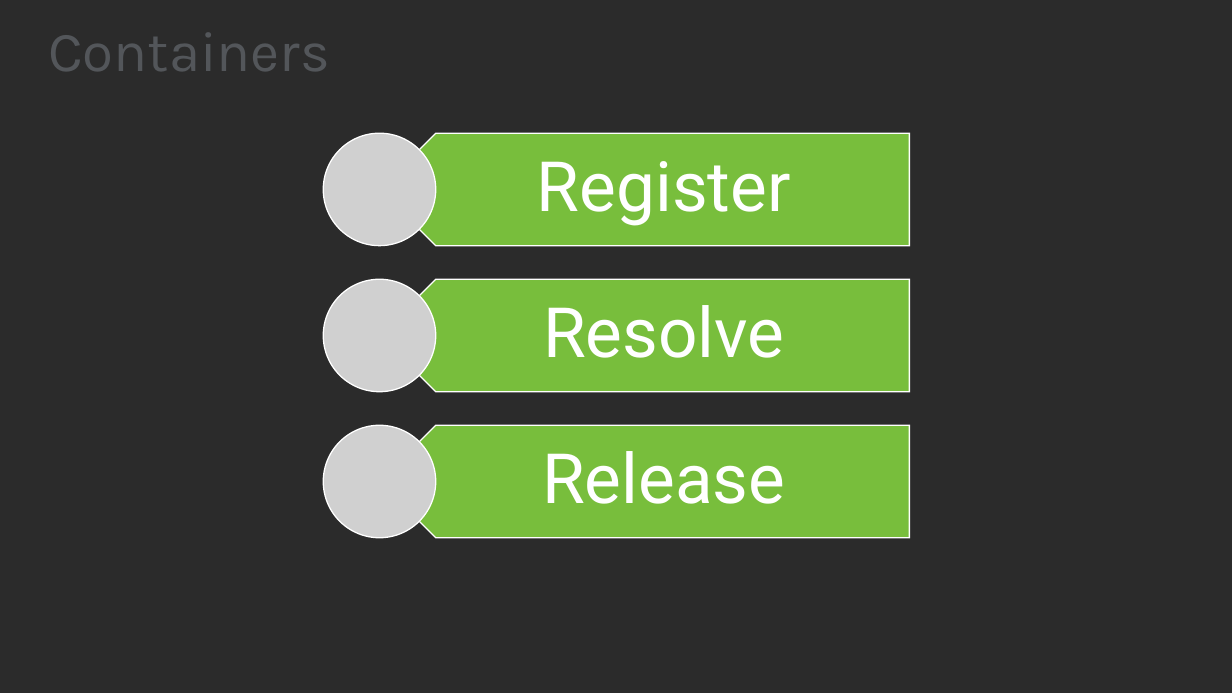
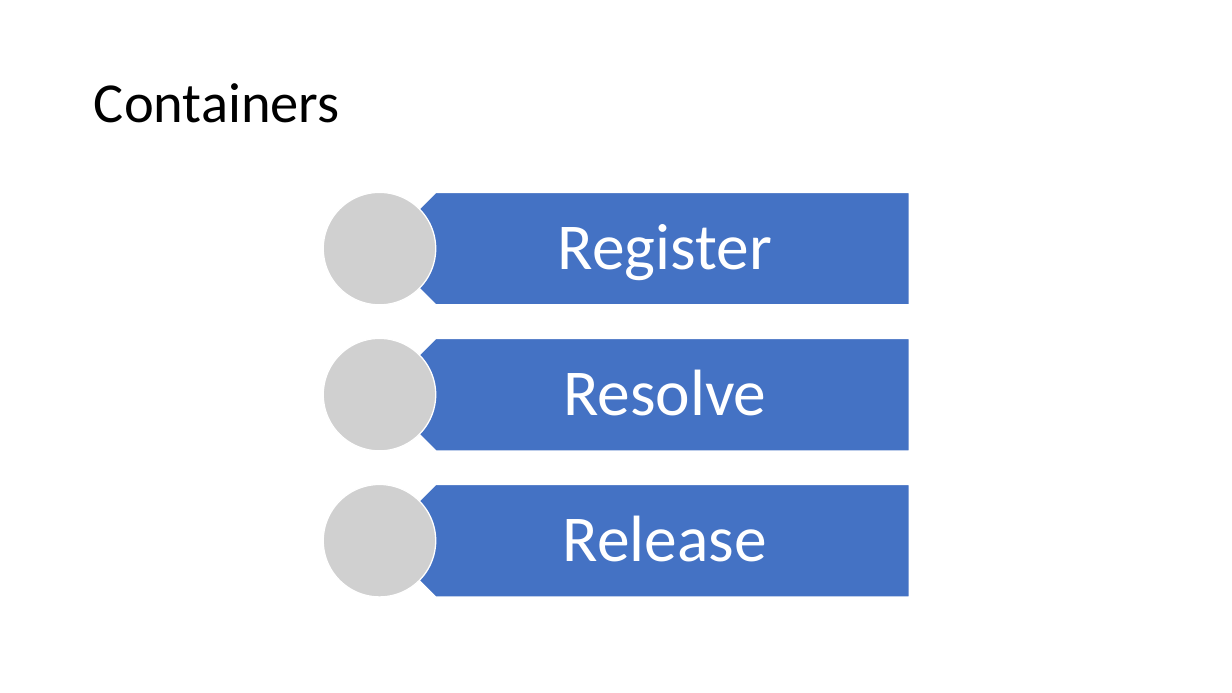
Before and after one commit to JasonBock/Presentations, a slide deck: slide 27 of Dependencies Demystified.pptx. Drawn at 1232x693 pixels with LibreOffice and Linux fonts; fonts in the diff are those of the drawing; grey boxes stand for pictures; background and template pictures are left out; a plain dark background stands for a picture behind light text. Boxes give left, top, right and bottom in pixels: in the first picture for what was removed or moved away, otherwise in the second. Text is boxed around its words. In the diff, an @@ line names an element or a change of style, - is before the commit and + after.

```diff
--- a/Dependencies Demystified.pptx
+++ b/Dependencies Demystified.pptx
@@ background picture (left out) to #FFFFFF @@
@@ title "Containers": place and size @@
-title "Containers" at [48, 33, 330, 71]
+title "Containers" at [94, 83, 340, 123]
@@ title "Containers" at [94, 83, 340, 123]: font Karla to Calibri, text colour #53565A to #000000 @@
@@ picture removed at [323, 133, 436, 246] @@
@@ picture added at [323, 192, 436, 305] @@
@@ picture removed at [323, 279, 436, 392] @@
@@ picture added at [323, 338, 436, 451] @@
@@ 3 texts, 3 pentagon arrows, 1 picture: place and size @@
-3 texts, 3 pentagon arrows, 1 picture at [323, 133, 909, 538]
+3 texts, 3 pentagon arrows, 1 picture at [323, 192, 909, 597]
@@ fill #78BE3C to #4472C4 in 3 elements at [380, 192, 909, 305], [380, 484, 909, 597], [380, 338, 909, 451] @@
@@ size 54 to 51 pt, font Roboto to Calibri; less space between paragraphs in 3 elements at [558, 224, 772, 281], [563, 369, 766, 416], [563, 515, 767, 562] @@
```
Also in this commit, not shown: 44 other slides changed.
